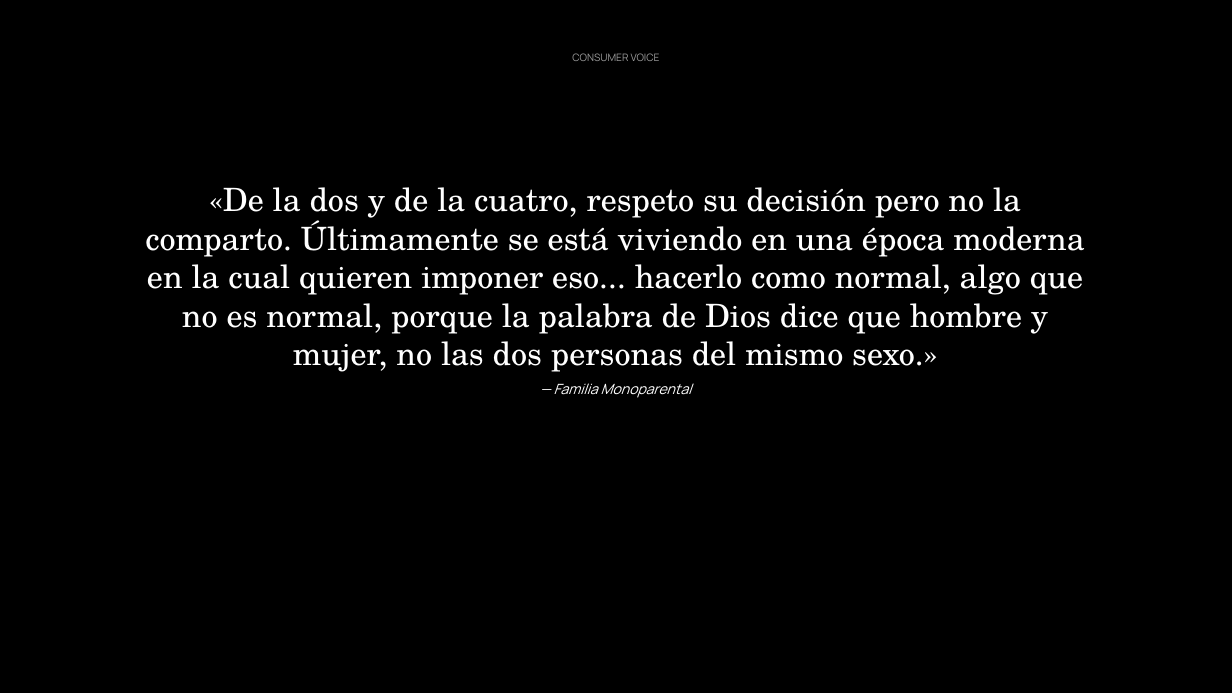
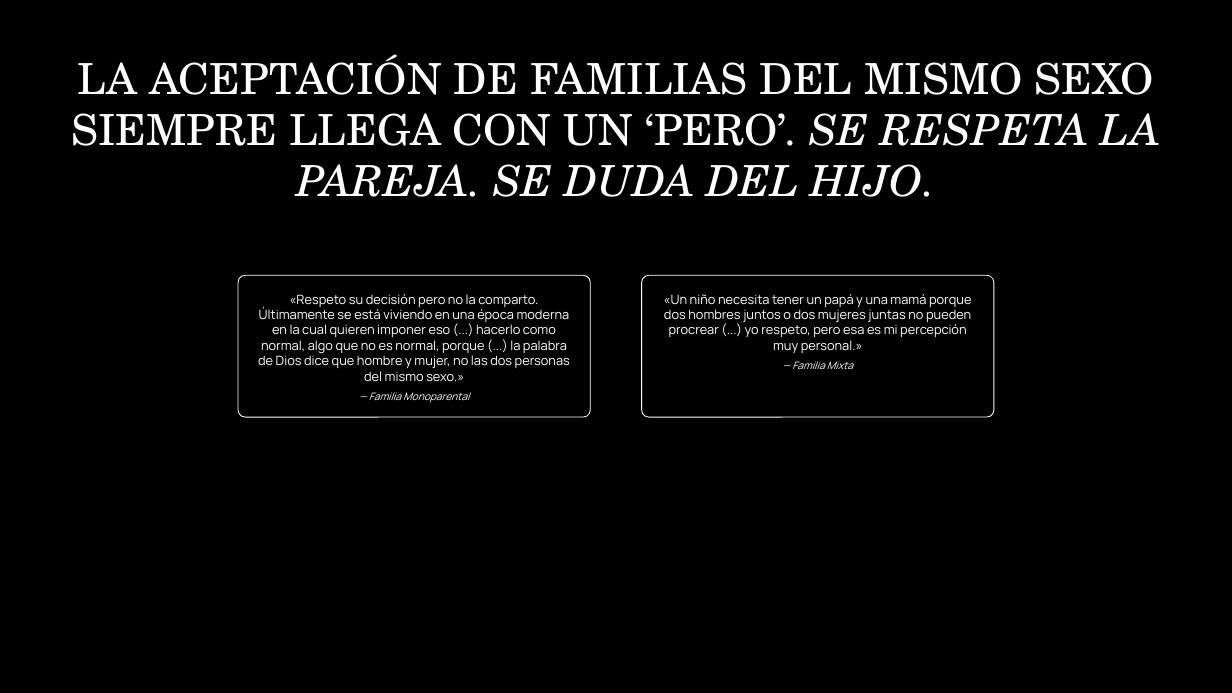
Before and after one commit to jeremyninja/c-digocasa-cerebro, a slide deck: slide 3 of Agentes Hallazgos/sistema-de-creencias-deck-flat.pptx (slide 4 before the commit). Drawn at 1232x693 pixels with LibreOffice and Linux fonts; fonts in the diff are those of the drawing. Boxes give left, top, right and bottom in pixels: in the first picture for what was removed or moved away, otherwise in the second. Text is boxed around its words. In the diff, an @@ line names an element or a change of style, - is before the commit and + after.

```diff
--- a/Agentes Hallazgos/sistema-de-creencias-deck-flat.pptx
+++ b/Agentes Hallazgos/sistema-de-creencias-deck-flat.pptx
@@ text added at <box>71,54,1160,197</box>, 50 pt, text #FFFFFF @@
+LA ACEPTACIÓN DE FAMILIAS DEL MISMO SEXO SIEMPRE LLEGA CON UN ‘PERO’. SE RESPETA LA PAREJA. SE DUDA DEL HIJO.
@@ text removed at <box>572,53,660,61</box> @@
-CONSUMER VOICE
@@ rounded rectangle removed at <box>91,141,1141,452</box> @@
@@ rounded rectangle added at <box>238,275,590,417</box>, fill #000000 at 45% opacity, outline #FFFFFF 1 pt @@
@@ text "«Respeto su decisión pero no ...": place and size @@
-text "«Respeto su decisión pero no ..." at <box>145,187,1084,398</box>
+text "«Respeto su decisión pero no ..." at <box>258,294,570,403</box>
@@ text at <box>258,294,570,381</box>: text changed; size 37.5 to 15 pt; font TeX Gyre Schola to Manrope @@
-«De la dos y de la cuatro, respeto su decisión pero no la comparto. Últimamente se está viviendo en una época moderna en la cual quieren imponer eso... hacerlo como normal, algo que no es normal, porque la palabra de Dios dice que hombre y mujer, no las dos personas del mismo sexo.»
+«Respeto su decisión pero no la comparto. Últimamente se está viviendo en una época moderna en la cual quieren imponer eso (...) hacerlo como normal, algo que no es normal, porque (...) la palabra de Dios dice que hombre y mujer, no las dos personas del mismo sexo.»
@@ rounded rectangle added at <box>642,275,994,417</box>, fill #000000 at 45% opacity, outline #FFFFFF 1 pt @@
@@ text added at <box>664,294,971,369</box>, 15 pt, text #FFFFFF @@
+«Un niño necesita tener un papá y una mamá porque dos hombres juntos o dos mujeres juntas no pueden procrear (...) yo respeto, pero esa es mi percepción muy personal.»
+— Familia Mixta
@@ text at <box>369,392,469,403</box>: size 16.5 to 12 pt in "— Familia Monoparental"; less space between paragraphs @@
```
Also in this commit, not shown: 5 other slides changed, 14 slides added, 10 slides removed, 3 other files.
